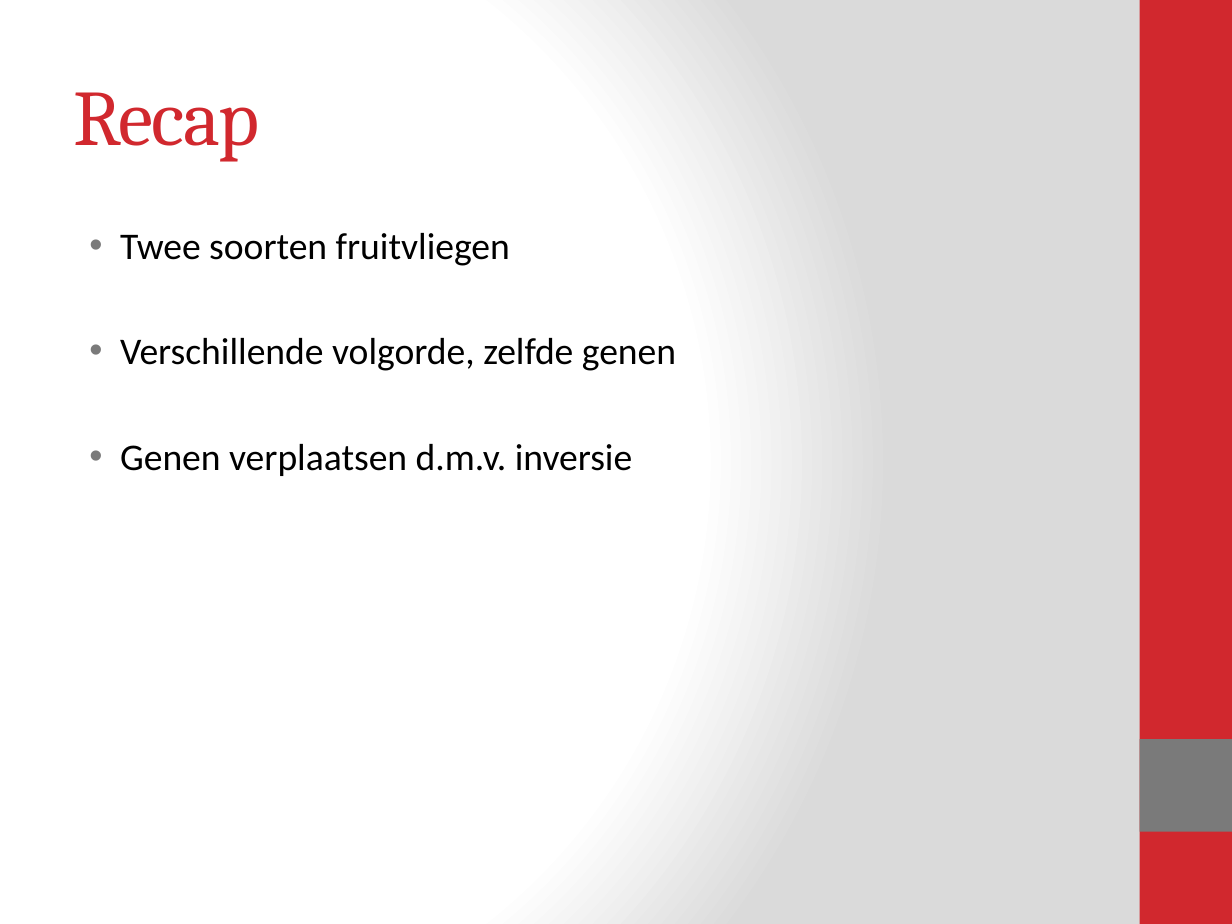
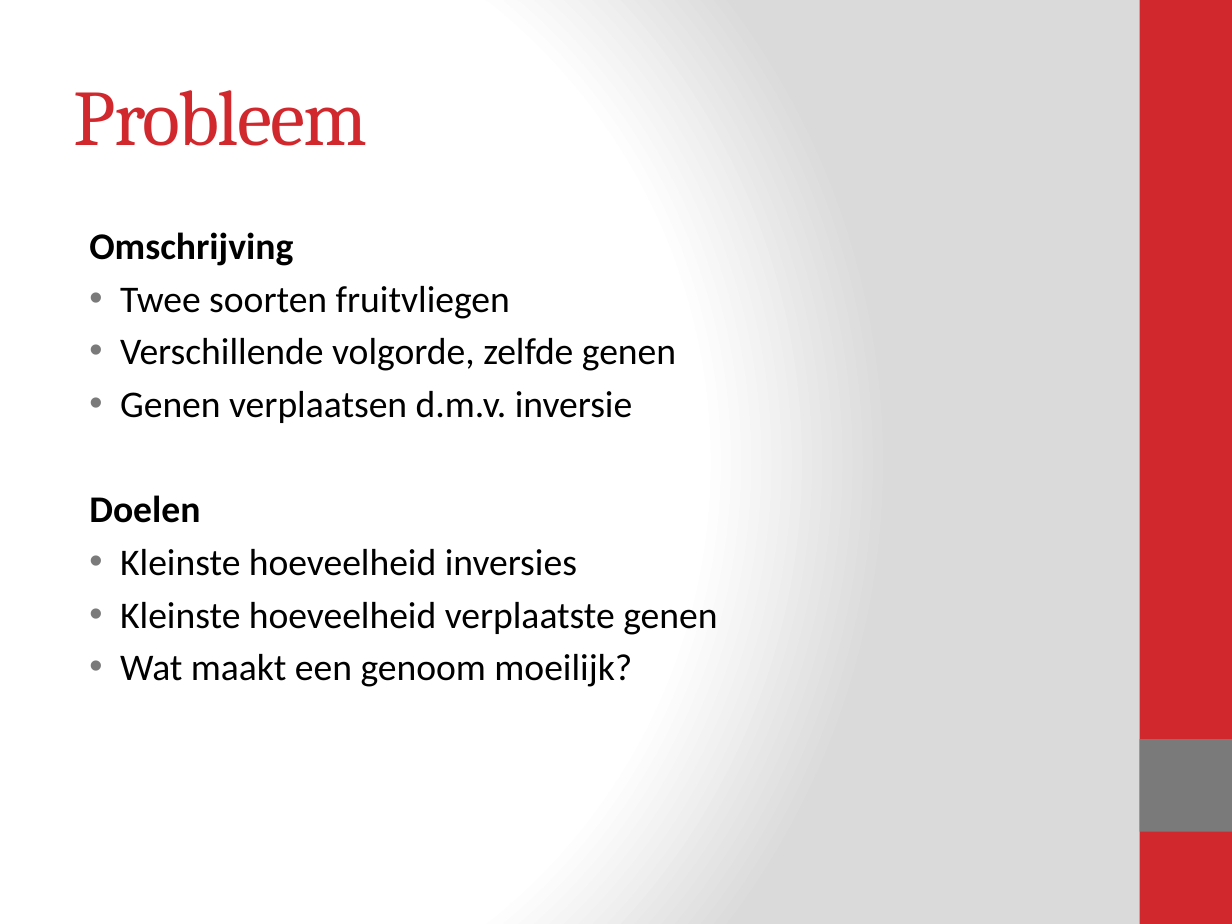
Before and after one commit to Blomr/Fruitvliegen, a slide deck: slide 2 of Fruitvliegen_Presentatie.pptx. Drawn at 1232x924 pixels with LibreOffice and Linux fonts; fonts in the diff are those of the drawing. Boxes give left, top, right and bottom in pixels: in the first picture for what was removed or moved away, otherwise in the second. Text is boxed around its words. In the diff, an @@ line names an element or a change of style, - is before the commit and + after.

```diff
--- a/Fruitvliegen_Presentatie.pptx
+++ b/Fruitvliegen_Presentatie.pptx
@@ title at bbox=[74, 90, 367, 146]: text changed @@
-Recap
+Probleem
@@ text at bbox=[89, 232, 293, 266]: paragraph added @@
+Omschrijving
@@ text at bbox=[89, 495, 717, 687]: paragraphs added @@
+Doelen
+• Kleinste hoeveelheid inversies
+• Kleinste hoeveelheid verplaatste genen
+• Wat maakt een genoom moeilijk?
```
Also in this commit, not shown: 1 other slide changed, 8 slides added, 2 slides removed.
